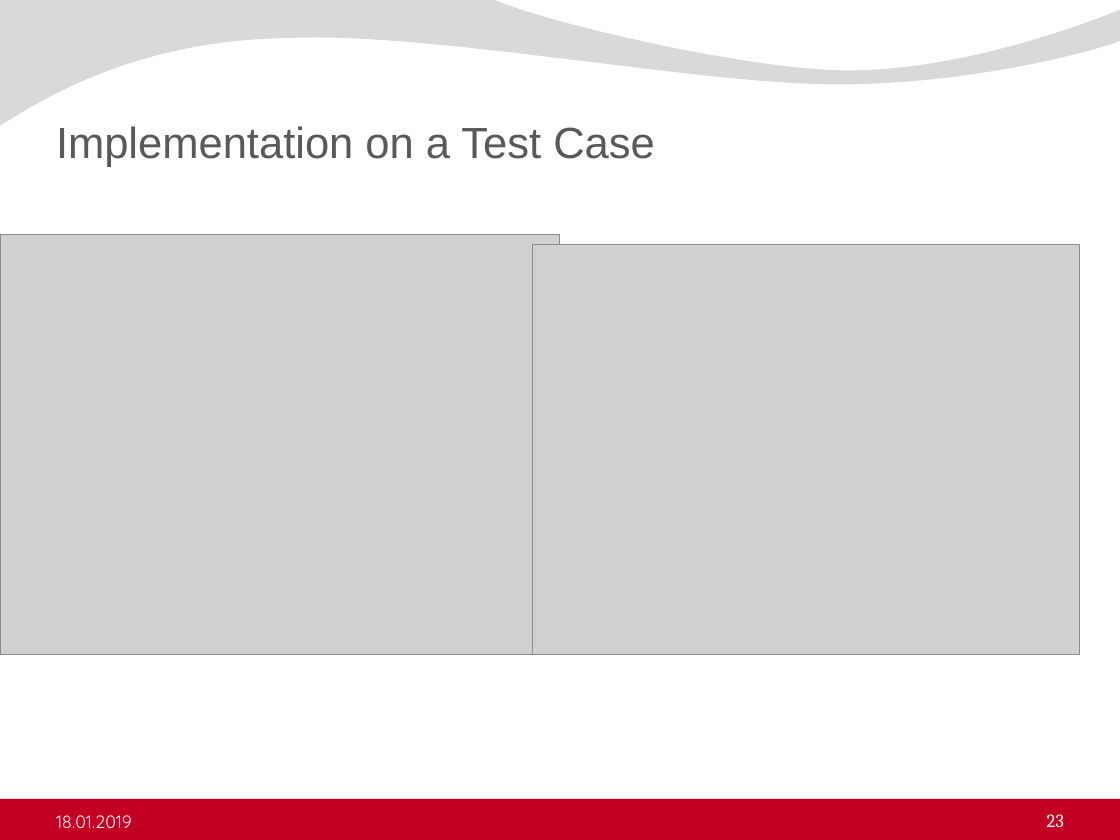
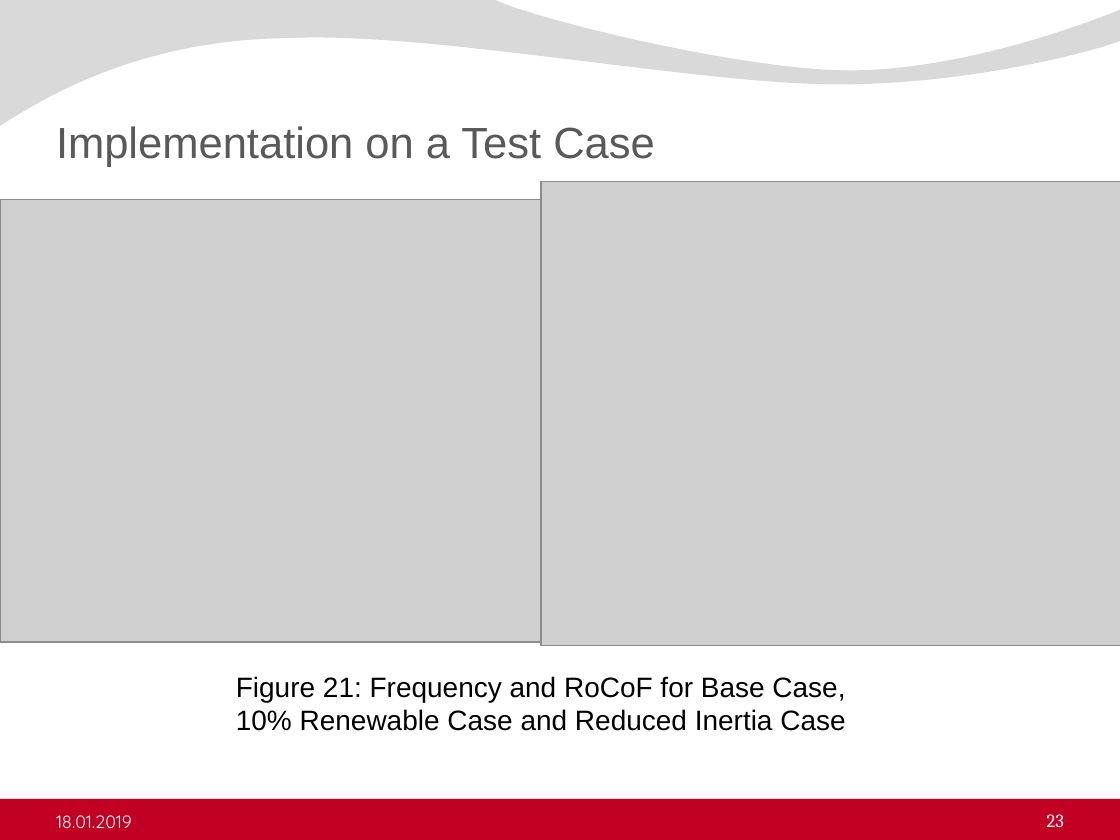
Before and after one commit to ErencanDuymaz/Research, a slide deck: slide 23 of Thesis/Thesis Defence/Erencan_Duymaz_thesis_defence.pptx. Drawn at 1120x840 pixels with LibreOffice and Linux fonts; fonts in the diff are those of the drawing; grey boxes stand for pictures; background and template pictures are left out. Boxes give left, top, right and bottom in pixels: in the first picture for what was removed or moved away, otherwise in the second. Text is boxed around its words. In the diff, an @@ line names an element or a change of style, - is before the commit and + after.

```diff
--- a/Thesis/Thesis Defence/Erencan_Duymaz_thesis_defence.pptx
+++ b/Thesis/Thesis Defence/Erencan_Duymaz_thesis_defence.pptx
@@ picture: place and size @@
-picture at [0, 235, 560, 655]
+picture at [0, 199, 590, 642]
@@ picture: place and size @@
-picture at [532, 244, 1079, 654]
+picture at [541, 181, 1120, 645]
@@ text added at [236, 676, 845, 731], 18 pt, text #000000 @@
+Figure 21: Frequency and RoCoF for Base Case, 10% Renewable Case and Reduced Inertia Case
```
Also in this commit, not shown: 28 other slides changed, 2 slides added, 4 other files.
